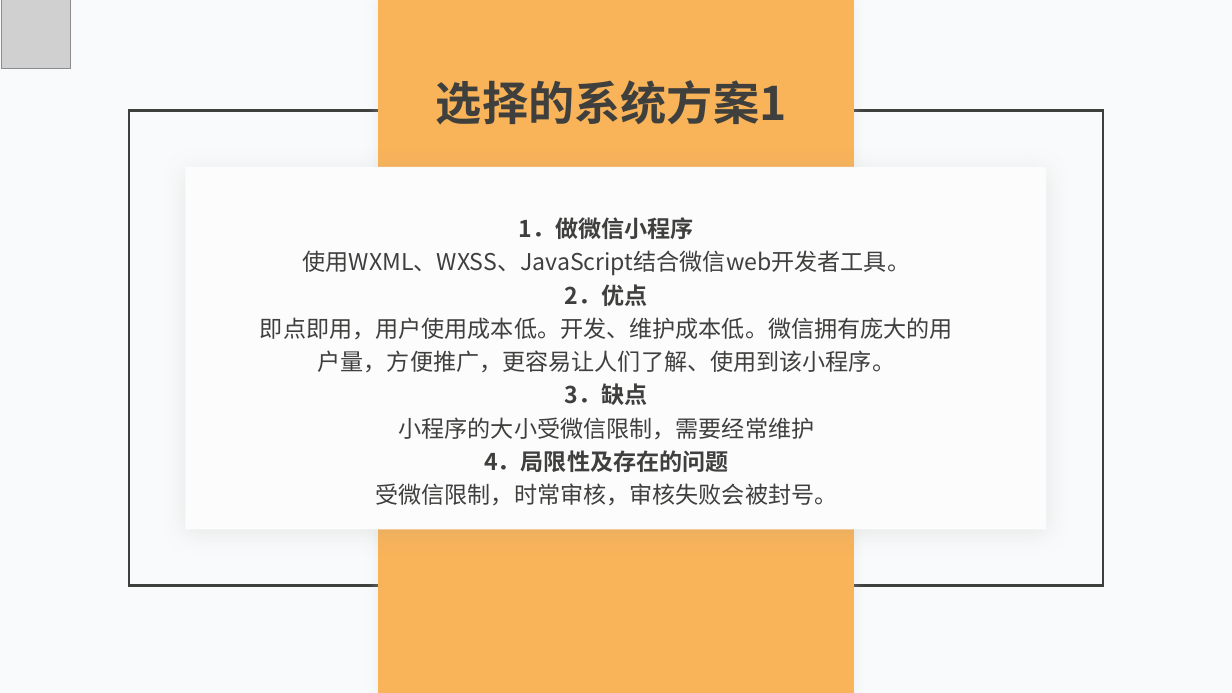
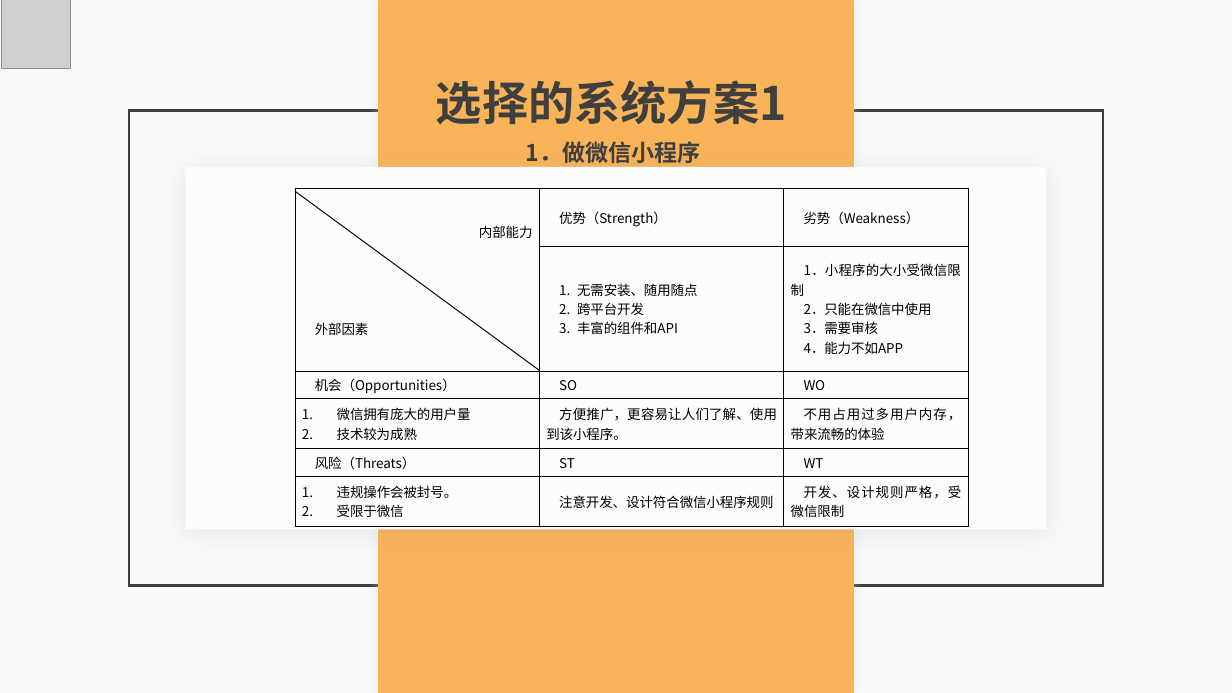
Before and after one commit to lorenzoyoung/ZUCC-Lazy-Bone, a slide deck: slide 14 of 评审PPT/SE2019春-G11_ZUCCLazyBone可行性分析报告ppt.pptx. Drawn at 1232x693 pixels with LibreOffice and Linux fonts; fonts in the diff are those of the drawing; grey boxes stand for pictures. Boxes give left, top, right and bottom in pixels: in the first picture for what was removed or moved away, otherwise in the second. Text is boxed around its words. In the diff, an @@ line names an element or a change of style, - is before the commit and + after.

```diff
--- a/评审PPT/SE2019春-G11_ZUCCLazyBone可行性分析报告ppt.pptx
+++ b/评审PPT/SE2019春-G11_ZUCCLazyBone可行性分析报告ppt.pptx
@@ text added at (526,141,701,163), 18 pt, text #3F403E, bold @@
+1．做微信小程序
@@ table added at (295,189,967,526), 6 rows, 3 columns @@
+内部能力 / 外部因素 | 优势（Strength） | 劣势（Weakness）
+ | 1. 无需安装、随用随点 / 2. 跨平台开发 / 3. 丰富的组件和API | 1．小程序的大小受微信限制 / 2．只能在微信中使用 / 3．需要审核 / 4．能力不如APP
+机会（Opportunities） | SO | WO
+微信拥有庞大的用户量 / 技术较为成熟 | 方便推广，更容易让人们了解、使用到该小程序。 | 不用占用过多用户内存，带来流畅的体验
+风险（Threats） | ST | WT
+违规操作会被封号。 / 受限于微信 | 注意开发、设计符合微信小程序规则 | 开发、设计规则严格，受微信限制
@@ line added from (295, 191) to (540, 371), #000000 0.75 pt @@
@@ text removed at (260,217,953,505) @@
-1．做微信小程序
-使用WXML、WXSS、JavaScript结合微信web开发者工具。
-2．优点
-即点即用，用户使用成本低。开发、维护成本低。微信拥有庞大的用户量，方便推广，更容易让人们了解、使用到该小程序。
-3．缺点
-小程序的大小受微信限制，需要经常维护
-4．局限性及存在的问题
-受微信限制，时常审核，审核失败会被封号。
```
Also in this commit, not shown: 4 other slides changed, 2 slides added, 1 slide removed, 2 other files.
